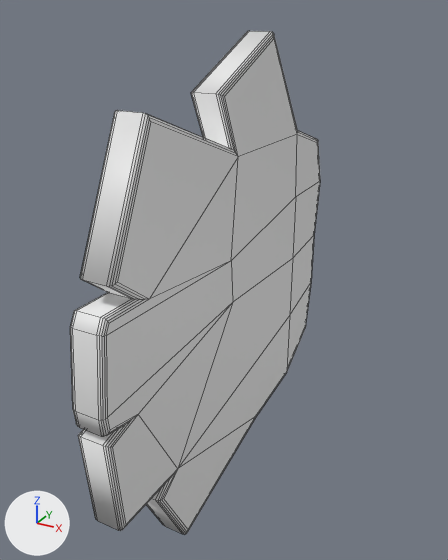
A saved change to the FBX model Assets/Models/Hand/Hand.fbx.
Rendered twice from a 50 mm lens placed at (0.136, -0.357, 0.137), pointed at (-0.02, -0.073, -0.005). Every picture has the same lights, and +X, +Y and +Z are marked at lower left. Mesh edges are drawn as thin lines. Where no turn or scale is listed for an object, it has been applied to the vertices.
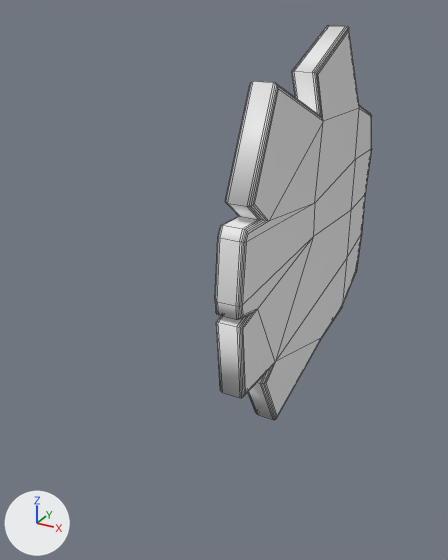
Pixel boxes (x1, y1, x2, y2) of what changed, in the pictures (448 x 560 px):
'Plane015', reshaped, moved: before (70, 31, 320, 534); after (215, 26, 372, 420)

The change in detail:
me_mesh has 298 vertices, 250 faces and spans x -0.044..0.043, y -0.215..0.006, z -0.103..0.127.
me_mesh is used by ob_plane015; location (0.0, 0.0, 0.0).
me_mesh part 1: the loose piece of 250 vertices spanning x -0.008..0.008, y -0.215..0.0, z -0.103..0.127 is moved by (0.0, 0.107, -0.012).
Object 'Plane015' (ob_plane015) moves from (0.0, 0.0, 0.0) to (0.0, 0.0, 0.0118).
